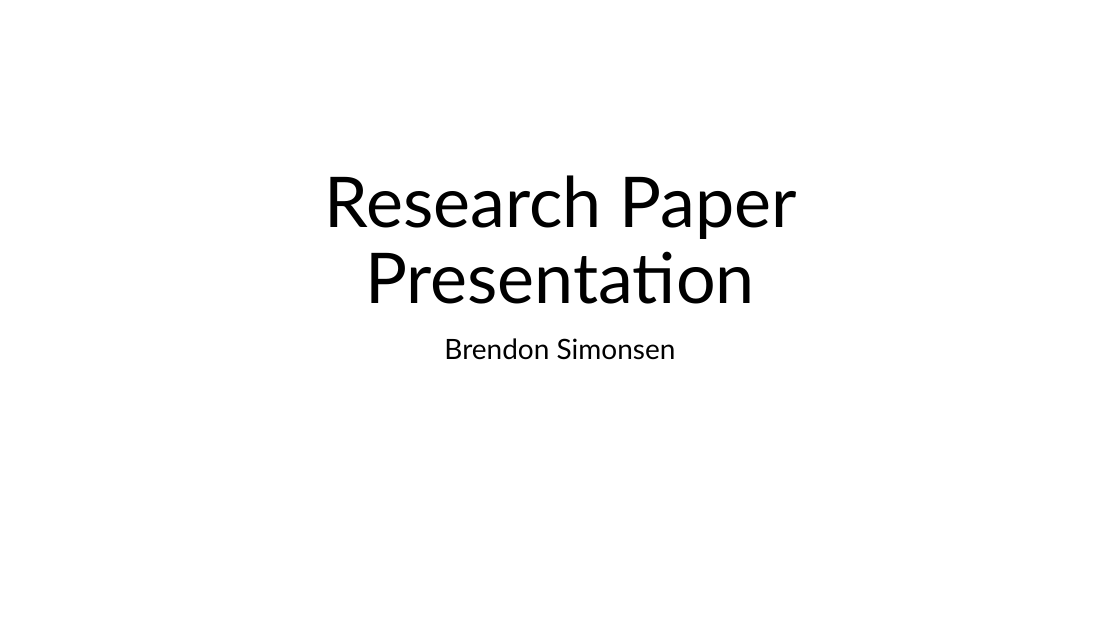
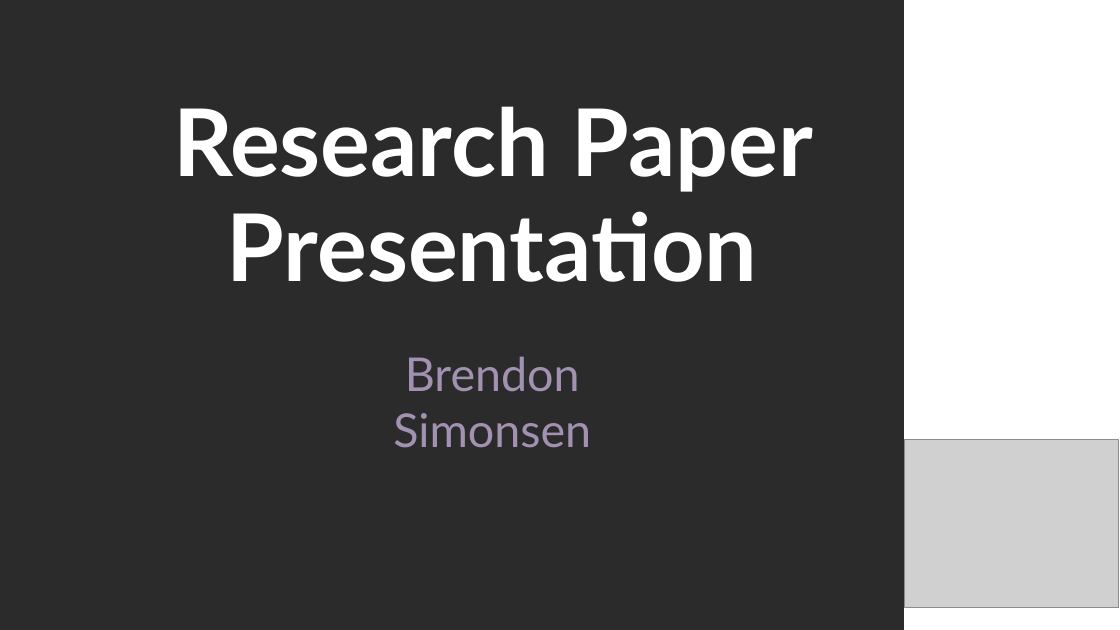
Before and after one commit to brendonsimonsen/Spring26, a slide deck: slide 1 of CS6610/Research Paper Presentation.pptx. Drawn at 1120x630 pixels with LibreOffice and Linux fonts; fonts in the diff are those of the drawing; grey boxes stand for pictures; background and template pictures are left out; a plain dark background stands for a picture behind light text. Boxes give left, top, right and bottom in pixels: in the first picture for what was removed or moved away, otherwise in the second. Text is boxed around its words. In the diff, an @@ line names an element or a change of style, - is before the commit and + after.

```diff
--- a/CS6610/Research Paper Presentation.pptx
+++ b/CS6610/Research Paper Presentation.pptx
@@ background #FFFFFF to picture (left out) @@
@@ rectangle added at <box>904,0,1120,630</box>, fill #FFFFFF @@
@@ text "Research Paper Presentation": place and size @@
-text "Research Paper Presentation" at <box>325,175,797,304</box>
+text "Research Paper Presentation" at <box>173,106,813,282</box>
@@ text "Research Paper Presentation" at <box>173,106,813,282</box>: size 60 to 80 pt, text colour #000000 to #FFFFFF, bold on; line spacing 0.9 to 90pt; vertical alignment bottom to top @@
@@ text "Brendon Simonsen": place and size @@
-text "Brendon Simonsen" at <box>444,338,676,360</box>
+text "Brendon Simonsen" at <box>393,356,591,448</box>
@@ text "Brendon Simonsen" at <box>393,356,591,448</box>: size 24 to 40 pt, text colour #000000 to #A391B1; line spacing 0.9 to 1; less space between paragraphs @@
@@ picture added at <box>904,440,1118,607</box> @@
```
Also in this commit, not shown: 1 other slide changed, 15 slides added, 32 other files.
